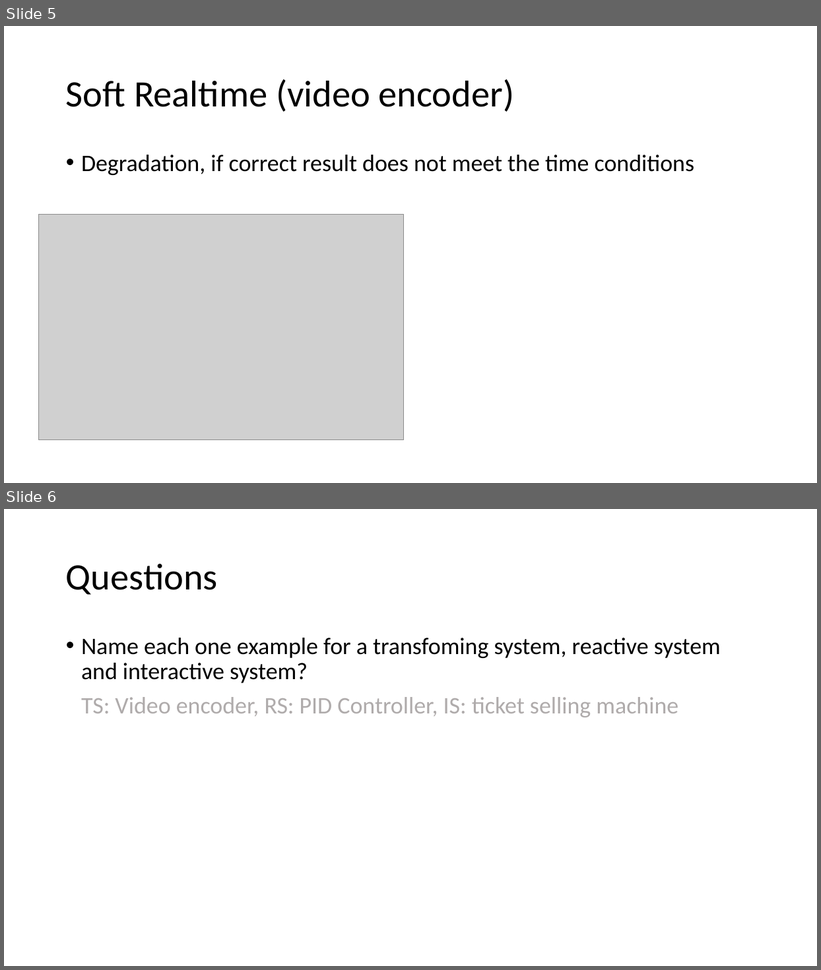
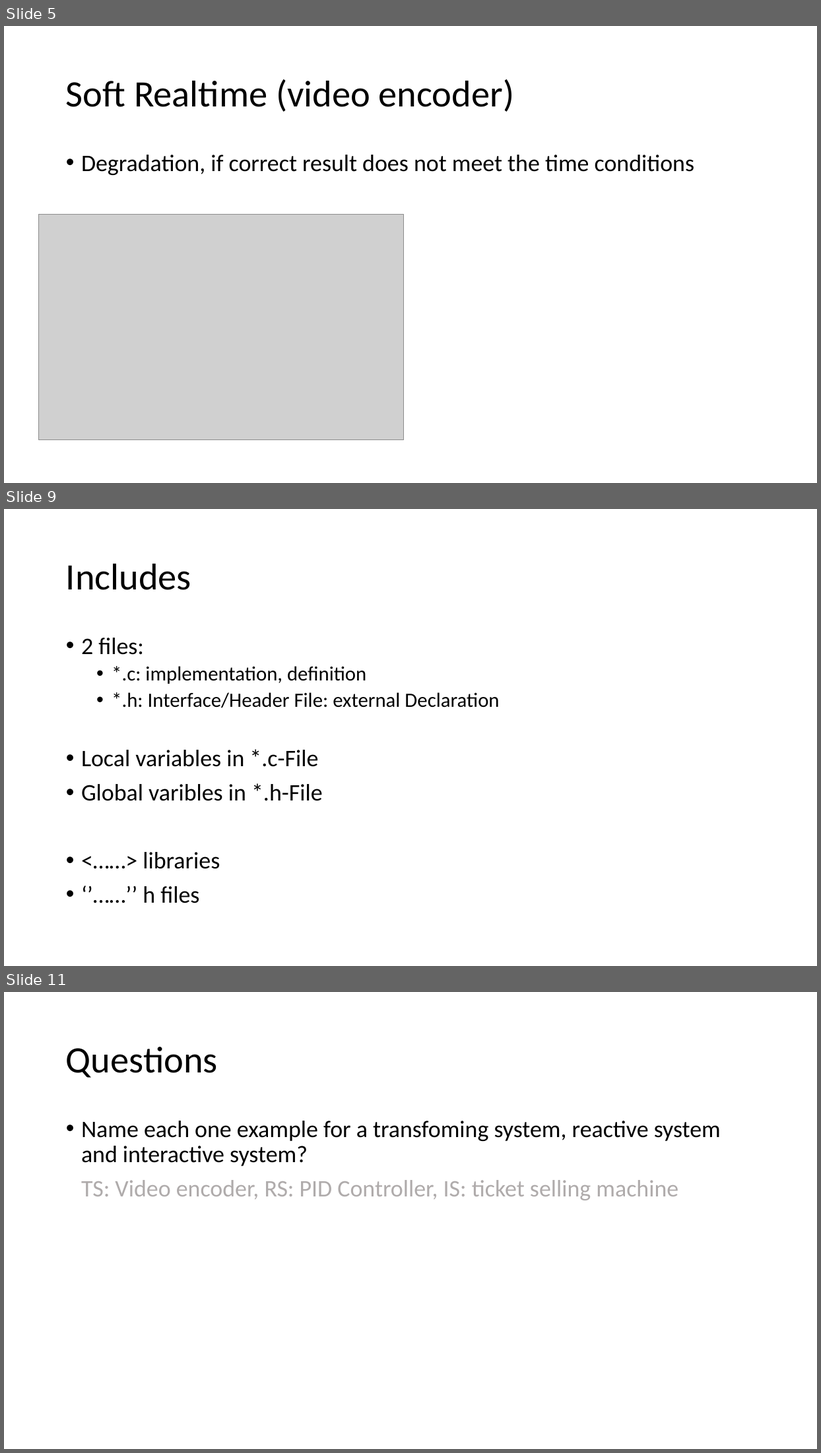
Before and after one commit to tametry/Team9, a slide deck: Recap/Recap SW2 System&Realtime, Macros, Includes.pptx. Shown one above the other, each under a label of ours: slides 5 and 6 before the commit, slides 5, 9 and 11 after it; the slides between them are not shown. The pictures are 821x970 and 821x1453 pixels, drawn with LibreOffice and Linux fonts; fonts in the diff are those of the drawing; grey boxes stand for pictures. Boxes give left, top, right and bottom in pixels: in the first picture for what was removed or moved away, otherwise in the second. Text is boxed around its words. In the diff, an @@ line names an element or a change of style, - is before the commit and + after.

```diff
--- a/Recap/Recap SW2 System&Realtime, Macros, Includes.pptx
+++ b/Recap/Recap SW2 System&Realtime, Macros, Includes.pptx
@@ slide 9 added at box(4, 509, 817, 966), background #FFFFFF @@
@@ title added at box(66, 563, 191, 590), 44 pt, text #000000 @@
+Includes
@@ text added at box(81, 638, 499, 904), 28 pt, text #000000 @@
+• 2 files:
+  • *.c: implementation, definition
+  • *.h: Interface/Header File: external Declaration
+• Local variables in *.c-File
+• Global varibles in *.h-File
+• <……> libraries
+• ‘’……’’ h files
@@ what was slide 6 is now slide 11 @@
```
Also in this commit, not shown: 8 other slides added, 1 other file.
